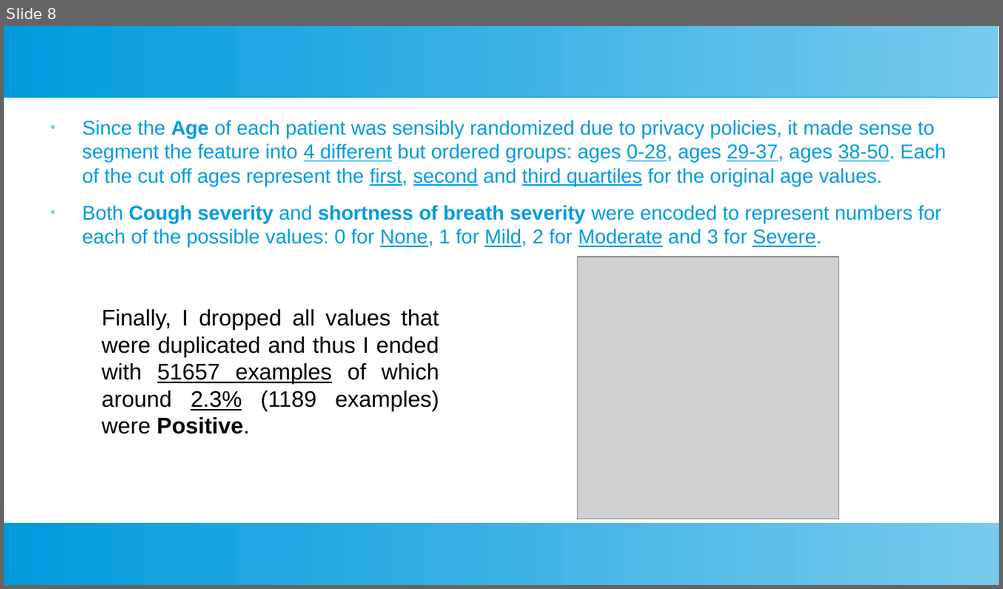
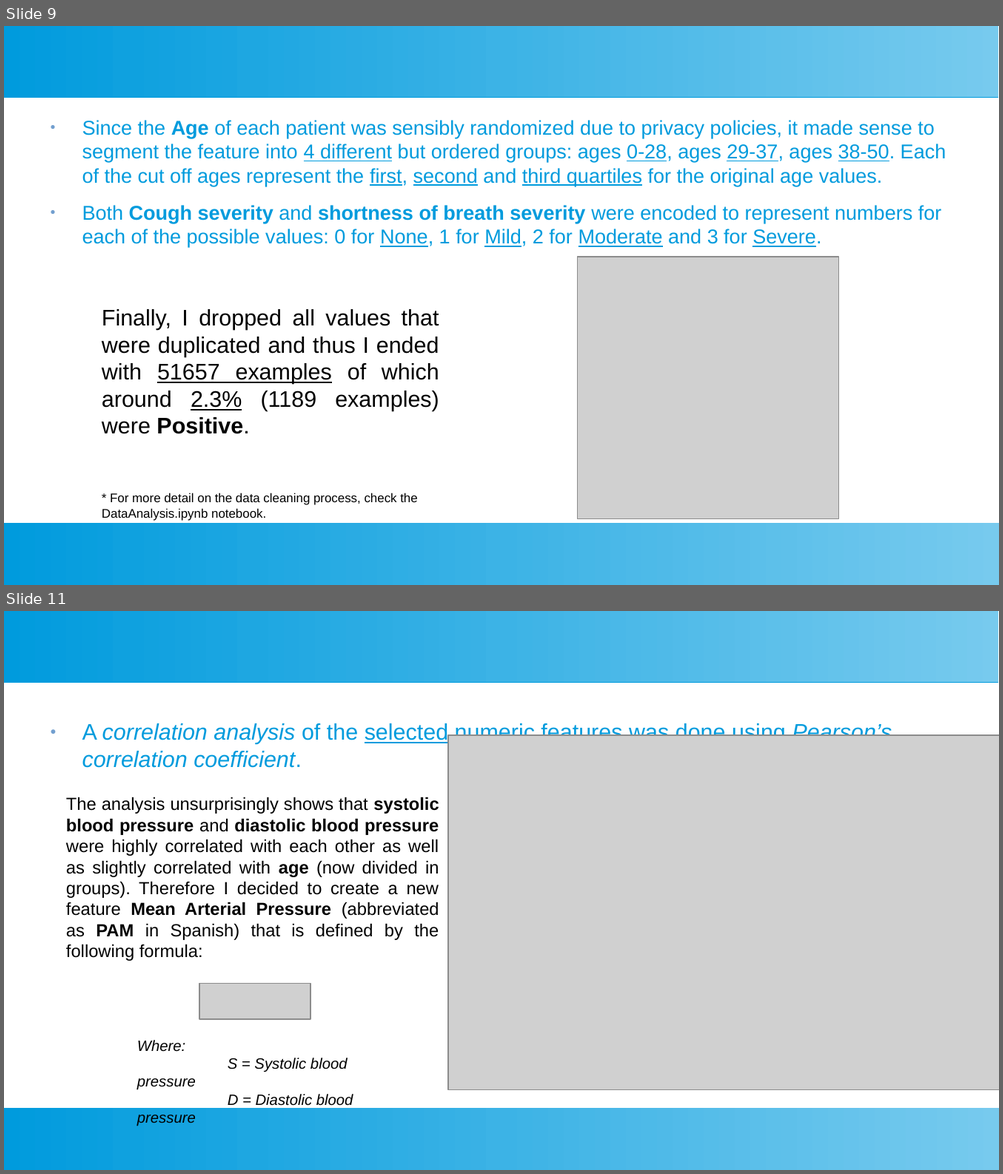
Before and after one commit to Sir-Slade/covid_prediction_project, a slide deck: Covid_Predictor_Report.odp. Shown one above the other, each under a label of ours: slide 8 before the commit, slides 9 and 11 after it; the slides between them are not shown. The pictures are 1003x589 and 1003x1174 pixels, drawn with LibreOffice and Linux fonts; fonts in the diff are those of the drawing; grey boxes stand for pictures. Boxes give left, top, right and bottom in pixels: in the first picture for what was removed or moved away, otherwise in the second. Text is boxed around its words. In the diff, an @@ line names an element or a change of style, - is before the commit and + after.

Commit message:
Created figures for significance tests, chi-squared tests and correlations, added them to the report and continued writting the report. We are now in the Model develoment and experiments phase of the report

```diff
--- a/Covid_Predictor_Report.odp
+++ b/Covid_Predictor_Report.odp
@@ slide 11 added at (4,611,999,1170), background #FFFFFF; not listed: 2 template elements that a slide beside it also shows @@
@@ text added at (82,722,892,768), 18 pt, text #009BDD, italic @@
+● A correlation analysis of the selected numeric features was done using Pearson’s correlation coefficient.
@@ picture added at (448,735,999,1091) @@
@@ text added at (66,797,439,961), 14 pt, text #000000 @@
+The analysis unsurprisingly shows that systolic blood pressure and diastolic blood pressure were highly correlated with each other as well as slightly correlated with age (now divided in groups). Therefore I decided to create a new feature Mean Arterial Pressure (abbreviated as PAM in Spanish) that is defined by the following formula:
@@ picture added at (200,984,311,1019) @@
@@ text added at (137,1040,353,1127), 12 pt, text #000000, italic @@
+Where:
+S = Systolic blood pressure
+D = Diastolic blood pressure
@@ what was slide 8 is now slide 9 @@
@@ slide 9 changed as well @@
@@ text "Since the Age of each ..." at (82,120,946,247): bullet colour #77CAEE to #729FCF @@
@@ text added at (102,493,417,521), 10 pt, text #000000 @@
+* For more detail on the data cleaning process, check the DataAnalysis.ipynb notebook.
```
Also in this commit, not shown: 7 other slides changed, 4 other slides added, 3 other files.
